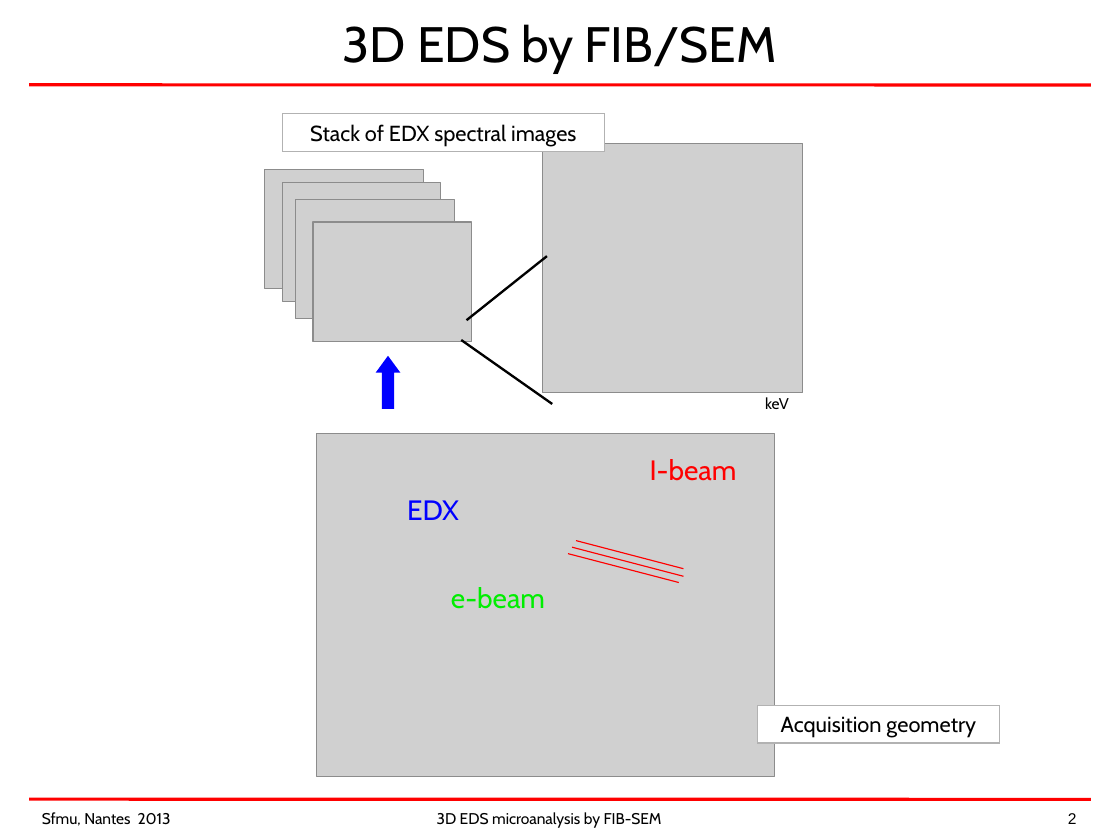
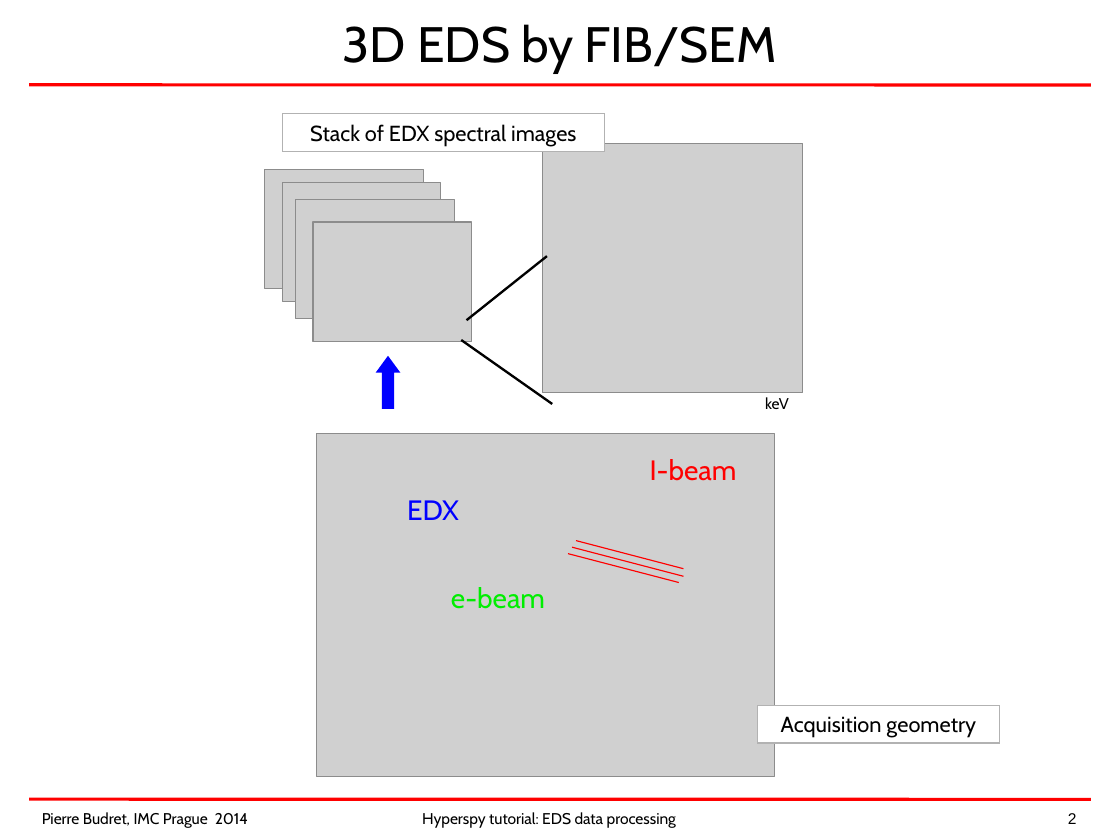
Before and after one commit to hyperspy/hyperspy-demos, a slide deck: slide 2 of electron_microscopy/EDS/PBurdet_EDS_tutorial_IMC_2014.ppt. Drawn at 1120x840 pixels with LibreOffice and Linux fonts; fonts in the diff are those of the drawing; grey boxes stand for pictures; background and template pictures are left out. Boxes give left, top, right and bottom in pixels: in the first picture for what was removed or moved away, otherwise in the second. Text is boxed around its words. In the diff, an @@ line names an element or a change of style, - is before the commit and + after.

```diff
--- a/electron_microscopy/EDS/PBurdet_EDS_tutorial_IMC_2014.ppt
+++ b/electron_microscopy/EDS/PBurdet_EDS_tutorial_IMC_2014.ppt
@@ text at [42, 812, 248, 828]: text changed @@
-Sfmu, Nantes 2013
+Pierre Budret, IMC Prague 2014
@@ text at [422, 812, 676, 828]: text changed @@
-3D EDS microanalysis by FIB-SEM
+Hyperspy tutorial: EDS data processing
```
Also in this commit, not shown: 3 other slides changed, 1 other file.
